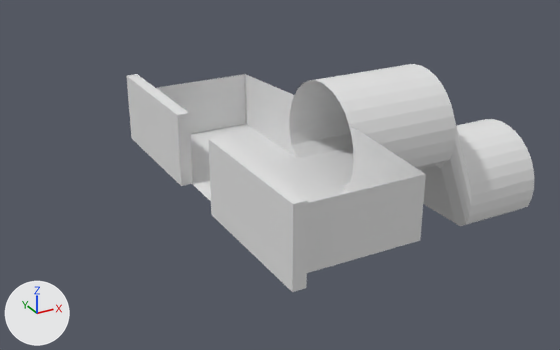
An edit to the FBX model Content/Meshes/world_mesh.fbx, drawn before and after from the same camera.
Camera for both pictures: a 50 mm lens placed at (-72.8, -100.8, 51.4), pointed at (-16.3, 2.0, 0.0). Lighting does not change. The marker at lower left points along +X, +Y and +Z. Where no turn or scale is listed for an object, it has been applied to the vertices.

The older version as bpy lines, for what is in view:
```python
me_cube = bpy.data.meshes.new('Cube')
me_cube.from_pydata(...)  # a box spanning x -9.0..-7.0, y -27.0..-2.9, z -1.0..11.0; a box spanning x -9.0..-7.0, y 8.9..33.0, z -1.0..11.0
me_cylinder = bpy.data.meshes.new('Cylinder')
me_cylinder.from_pydata(...)  # 110 vertices, 82 faces; spans x -30.3..30.1, y -26.9..26.9, z -13.5..15.5
# before: 6 (-10.0, 6.9, -0.1) at pixel (297, 158), 7 (-10.0, -6.9, -0.1) at pixel (341, 187), 44 (-30.3, 6.9, -0.1), 45 (-30.3, -6.9, -0.1), 46 (-10.0, -26.9, -0.1) at pixel (420, 240)
# before: 47 (-30.3, -26.9, -0.1), 48 (-10.0, 26.9, -0.1) at pixel (246, 124), 49 (-30.3, 26.9, -0.1), 50 (-10.0, 26.9, 9.9) at pixel (245, 74), 51 (-10.0, -26.9, 9.9) at pixel (425, 174)
# before: 52 (-30.3, -26.9, 9.9), 53 (-30.3, 26.9, 9.9)
ob_tunnel = bpy.data.objects.new('Tunnel', me_cylinder)
ob_tunnel.location = (0.0, 0.0, 0.0)
ob_wall = bpy.data.objects.new('Wall', me_cube)
ob_wall.location = (-23.1, -3.0, 1.0)
```
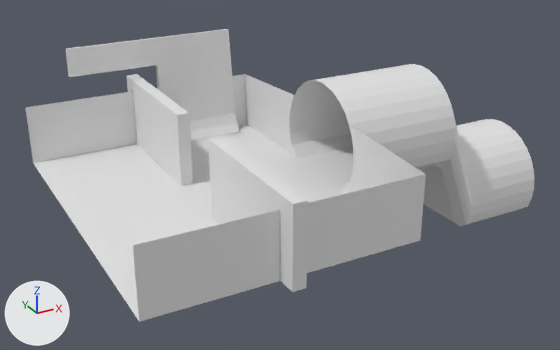
Location of each change, [x1, y1, x2, y2] in pixels of the pictures (560 x 350 px; the box of a moved part takes in the faces that stretch with it):
'Tunnel', reshaped (34% wider, 23% taller)
    before: [156, 64, 534, 273]
    after: [26, 64, 534, 322]
'Wall', reshaped (33% wider, 21% taller)
    before: [126, 74, 308, 292]
    after: [65, 29, 308, 292]
part 1 of me_cylinder, moved or reshaped
    before: [156, 76, 252, 201]
    after: [26, 76, 280, 322]
part 2 of me_cube, added
    after: [65, 29, 244, 144]

What changed in the scene script:
```text
Change me_cube:
    used by ob_wall; location = (-23.1, -3.0, 1.0)
    remove me_cube.from_pydata(...)  # 16 vertices, 12 faces; spans x -9.0..-7.0, y -27.0..33.0, z -1.0..11.0
    add me_cube.from_pydata(...)  # 38 vertices, 29 faces; spans x -19.7..10.3, y -27.0..33.0, z -1.0..17.7
    me_cube part 2: a new loose piece of 22 vertices spanning x -19.7..10.3, y 25.1..31.1, z -1.0..17.7
Change me_cylinder:
    where me_cylinder.from_pydata(...)  # 110 vertices, 82 faces; spans x -30.3..30.1, y -26.9..26.9, z -13.5..15.5
    used by ob_tunnel; location = (0.0, 0.0, 0.0)
    verts and faces of me_cylinder; kept vertices keep their numbers, new ones are numbered from 110
    me_cylinder part 1
    add delete_vertices([44, 45, 47, 49, 52, 53])  # with the faces that use them
    add for new, old in zip([*range(110, 116)], [6, 7, 46, 48, 50, 51]): verts[new] = verts[old] + (-40.7, 0.0, 0.0)
    add faces += [(6, 110, 111, 7), (7, 111, 112, 46), (6, 48, 113, 110), (48, 50, 114, 113), (46, 112, 115, 51)]
```
